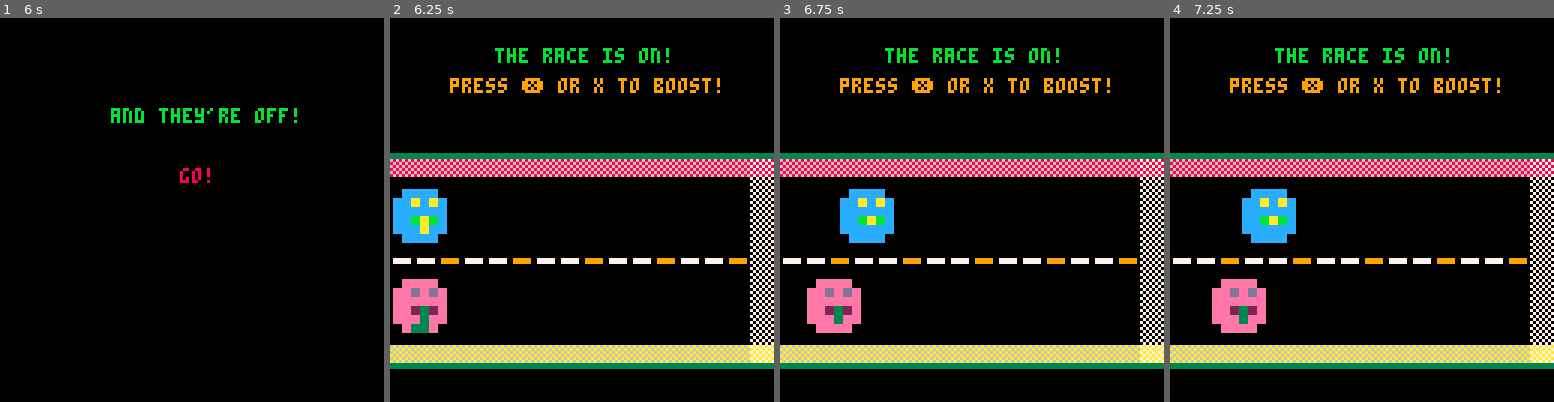
Above: before the commit, frames 1-4 (left to right).
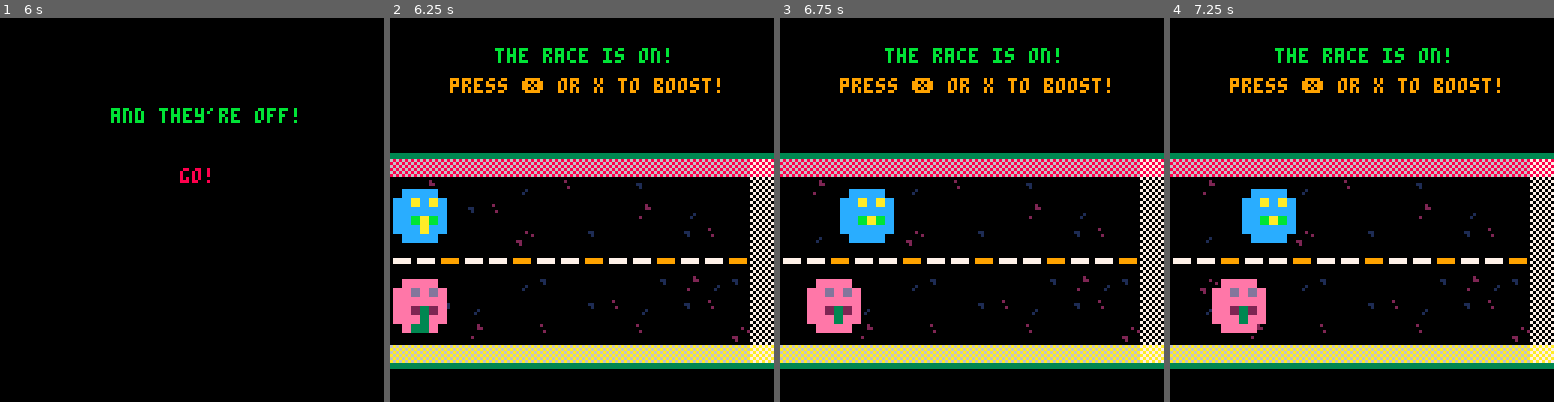
Above: after the commit, the same moments.

Repository: geopet/formula-blob
Game: PICO-8 cartridge blob_race.p8
The game is run twice, just before and just after one commit, with the same random seed, the same clock (stepped at 60 frames per second) and the same inputs.
Inputs:
- Up to frame 1 (6 s): tap X (X key) at 0.33, 1.07, 1.85, 2.97, 4.08, 5.2 s; tap O (Z key) at 0.7, 1.7, 2.1, 2.5, 2.9, 3.3, 3.7, 4.1, 4.5, 4.9, 5.3, 5.7 s; hold Right 1.6-2.1 s; hold Right 2.47-3.03 s; hold Left 3.08-3.58 s; hold Right 4.02-4.68 s; hold Left 5.08-5.68 s
- Up to frame 2 (6.25 s): hold Right from 6.08 s (still down); tap O (Z key) at 6.1 s
- Up to frame 3 (6.75 s): tap X (X key) at 6.32 s; tap O (Z key) at 6.5 s; release Right at 6.58 s; hold Right from 6.63 s (still down)
- Up to frame 4 (7.25 s): tap O (Z key) at 6.9 s; release Right at 7.13 s

Frame 1 is identical in both runs. In frame 2, 0.5% of the frame differs, in the area x 10-94%, y 42-85%; in frame 3, 0.5%; in frame 4, 0.5%, in the area x 7-94%, y 42-85%.

Commit message:
feature(ui): add track grit
Just adding a little more texture to the track.

Diff:
--- a/blob_race.p8
+++ b/blob_race.p8
@@ -711,30 +711,30 @@
 
 __gfx__
 000000000088880000bbbb0000000000000000000000000000000000000000000000000033333333000000000000000000000000000000000000000000000000
-00000000080cc0800ba00ab000cccc0000cccc0000eeee0000eeee00000000000000000033333333000000000000000000000000000000000000000000000000
-00700700088888800b0bb0b00ccacac00ccacac00eedede00eedede0000000000000000068686868000000000000000000000000000000000000000000000000
-00077000080cc0800b0000b00cccccc00cccccc00eeeeee00eeeeee0000000000000000086868686077777700999999000000000000000000000000000000000
-00077000088888800babbab00ccbabc00ccbabc00ee232e00ee232e0000000000000000068686868077777700999999000000000000000000000000000000000
-0070070008c88c800bbbbbb00cccccc00cccacc00eee3ee00eee3ee0000000000000000086868686000000000000000000000000000000000000000000000000
+00000000080cc0800ba00ab000cccc0000cccc0000eeee0000eeee00000000000000000033333333000000000000000000000000000000000020000000000200
+00700700088888800b0bb0b00ccacac00ccacac00eedede00eedede0000000000000000068686868000000000000000000110000000000000000000000000220
+00077000080cc0800b0000b00cccccc00cccccc00eeeeee00eeeeee0000000000000000086868686077777700999999000010000000000000002000000000000
+00077000088888800babbab00ccbabc00ccbabc00ee232e00ee232e0000000000000000068686868077777700999999000000000000001000000000000000000
+0070070008c88c800bbbbbb00cccccc00cccacc00eee3ee00eee3ee0000000000000000086868686000000000000000000000000000010000000000000020000
 0000000008cccc800babbab000cccc0000cccc0000eeee0000e33e00000000000000000068686868000000000000000000000000000000000000000000000000
 000000000088880000bbbb0000000000000000000000000000000000000000000000000086868686000000000000000000000000000000000000000000000000
 0000000000000000000000000000000000000000000000000000000000000000000000006a6a6a6a70707070333333337a7a7a7a000000000000000000000000
 0077770000bbbb00009999000088880000aaaa0000000000000000000000000000000000a6a6a6a60707070733333333a7a7a7a7000000000000000000000000
-077070700bbebeb009909090088989800aaeaea0000000000000000000000000000000006a6a6a6a70707070787878787a7a7a7a000000000000000000000000
-077777700bbbbbb009999990088888800aaaaaa000000000000000000000000000000000a6a6a6a60707070787878787a7a7a7a7000000000000000000000000
+077070700bbebeb009909090088989800aaeaea0000000000000000000000000000000006a6a6a6a70707070787878787a7a7a7a000000000000000000000200
+077777700bbbbbb009999990088888800aaaaaa000000000000000000000000000000000a6a6a6a60707070787878787a7a7a7a7000000000000000000000002
 077656700bba9ab0099c2c90088aca800aaebea0000000000000000000000000000000006a6a6a6a70707070787878787a7a7a7a000000000000000000000000
-077777700bbbbbb009999990088888800aaaaaa000000000000000000000000000000000a6a6a6a60707070787878787a7a7a7a7000000000000000000000000
-0077770000bbbb00009999000088880000aaaa000000000000000000000000000000000033333333707070707878787833333333000000000000000000000000
+077777700bbbbbb009999990088888800aaaaaa000000000000000000000000000000000a6a6a6a60707070787878787a7a7a7a7000000000000000000220000
+0077770000bbbb00009999000088880000aaaa000000000000000000000000000000000033333333707070707878787833333333000000000000000000020000
 00000000000000000000000000000000000000000000000000000000000000000000000033333333070707078787878733333333000000000000000000000000
 __map__
 0909090909090909090909090909091b00000000000000000000000000000000000000000000000000000000000000000000000000000000000000000000000000000000000000000000000000000000000000000000000000000000000000000000000000000000000000000000000000000000000000000000000000000000
-1515151515151515151515151515151a00000000000000000000000000000000000000000000000000000000000000000000000000000000000000000000000000000000000000000000000000000000000000000000000000000000000000000000000000000000000000000000000000000000000000000000000000000000
-1515151515151515151515151515151a00000000000000000000000000000000000000000000000000000000000000000000000000000000000000000000000000000000000000000000000000000000000000000000000000000000000000000000000000000000000000000000000000000000000000000000000000000000
-1515151515151515151515151515151a00000000000000000000000000000000000000000000000000000000000000000000000000000000000000000000000000000000000000000000000000000000000000000000000000000000000000000000000000000000000000000000000000000000000000000000000000000000
+150f1515150d150e15150c151515151a00000000000000000000000000000000000000000000000000000000000000000000000000000000000000000000000000000000000000000000000000000000000000000000000000000000000000000000000000000000000000000000000000000000000000000000000000000000
+1515150c0e15151515150f150d15151a00000000000000000000000000000000000000000000000000000000000000000000000000000000000000000000000000000000000000000000000000000000000000000000000000000000000000000000000000000000000000000000000000000000000000000000000000000000
+150d1515151f15150c1515150c0e151a00000000000000000000000000000000000000000000000000000000000000000000000000000000000000000000000000000000000000000000000000000000000000000000000000000000000000000000000000000000000000000000000000000000000000000000000000000000
 0a0a0b0a0a0b0a0a0b0a0a0b0a0a0b1a00000000000000000000000000000000000000000000000000000000000000000000000000000000000000000000000000000000000000000000000000000000000000000000000000000000000000000000000000000000000000000000000000000000000000000000000000000000
-1515151515151515151515151515151a00000000000000000000000000000000000000000000000000000000000000000000000000000000000000000000000000000000000000000000000000000000000000000000000000000000000000000000000000000000000000000000000000000000000000000000000000000000
-0000000000000000000000000000001a00000000000000000000000000000000000000000000000000000000000000000000000000000000000000000000000000000000000000000000000000000000000000000000000000000000000000000000000000000000000000000000000000000000000000000000000000000000
-1515151515151515151515151515151a00000000000000000000000000000000000000000000000000000000000000000000000000000000000000000000000000000000000000000000000000000000000000000000000000000000000000000000000000000000000000000000000000000000000000000000000000000000
+151f1515150d0c151515150c0f0d0c1a00000000000000000000000000000000000000000000000000000000000000000000000000000000000000000000000000000000000000000000000000000000000000000000000000000000000000000000000000000000000000000000000000000000000000000000000000000000
+000d0c0d000000000c0e0d000c0e001a00000000000000000000000000000000000000000000000000000000000000000000000000000000000000000000000000000000000000000000000000000000000000000000000000000000000000000000000000000000000000000000000000000000000000000000000000000000
+1515150f15150e1515290e2b2c2a1f1a00000000000000000000000000000000000000000000000000000000000000000000000000000000000000000000000000000000000000000000000000000000000000000000000000000000000000000000000000000000000000000000000000000000000000000000000000000000
 1919191919191919191919191919191c00000000000000000000000000000000000000000000000000000000000000000000000000000000000000000000000000000000000000000000000000000000000000000000000000000000000000000000000000000000000000000000000000000000000000000000000000000000
 
 
